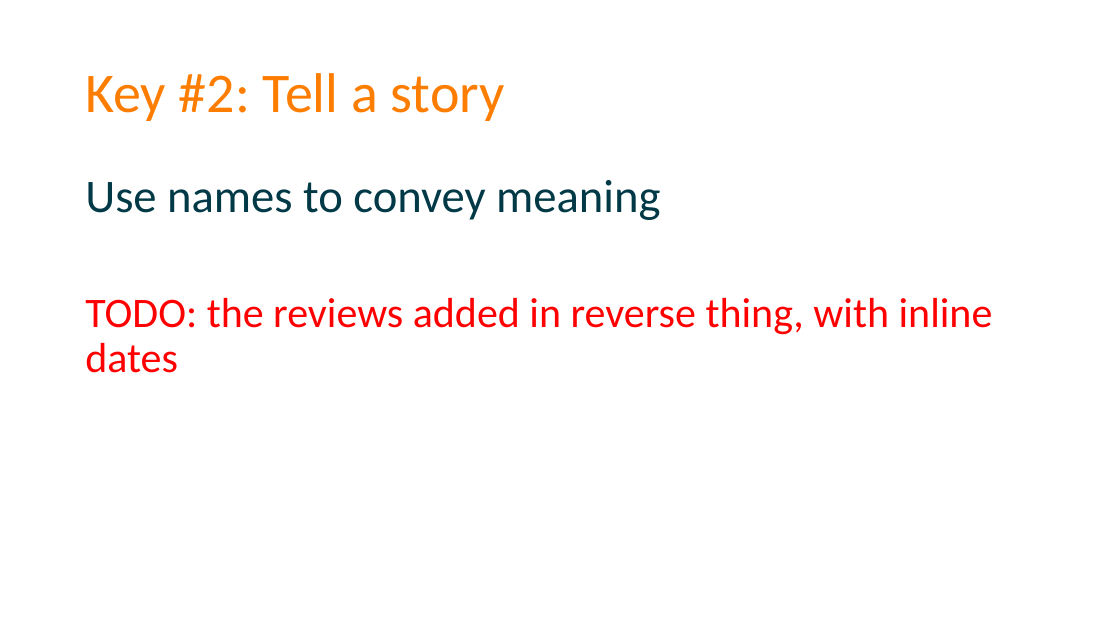
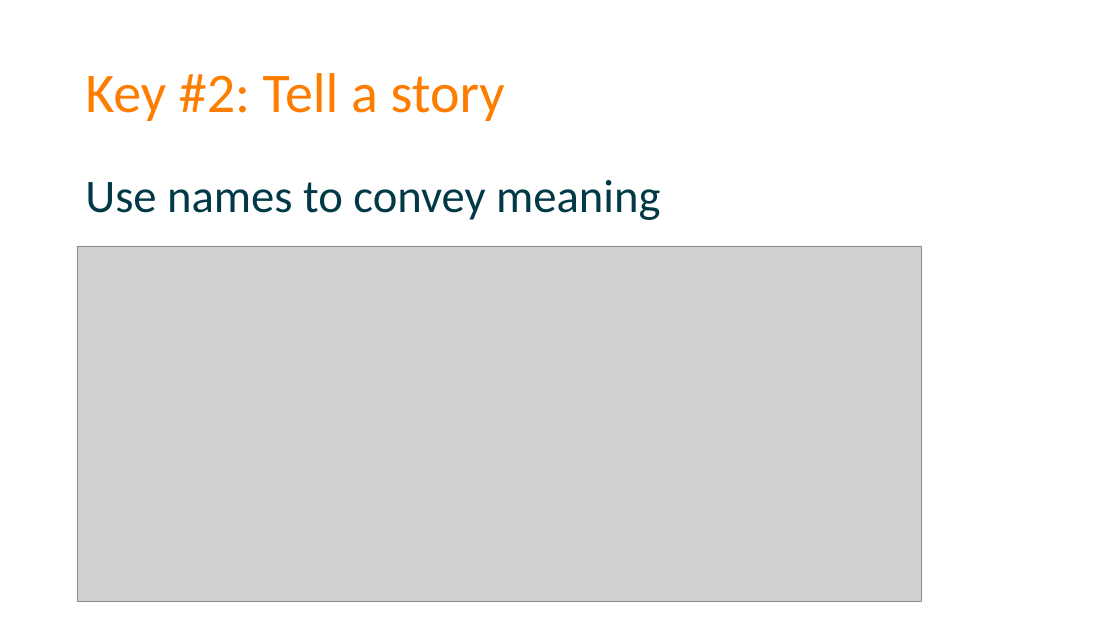
Before and after one commit to spetryjohnson/Talk-Patterns_of_Effective_Test_Setup, a slide deck: slide 63 of POETS - CodeMash 2017.pptx (slide 59 before the commit). Drawn at 1120x630 pixels with LibreOffice and Linux fonts; fonts in the diff are those of the drawing; grey boxes stand for pictures. Boxes give left, top, right and bottom in pixels: in the first picture for what was removed or moved away, otherwise in the second. Text is boxed around its words. In the diff, an @@ line names an element or a change of style, - is before the commit and + after.

```diff
--- a/POETS - CodeMash 2017.pptx
+++ b/POETS - CodeMash 2017.pptx
@@ picture added at <box>77,246,922,602</box> @@
@@ text at <box>85,298,993,373</box>: paragraph removed @@
-TODO: the reviews added in reverse thing, with inline dates
```
Also in this commit, not shown: 9 other slides changed, 4 slides added, 9 other files.
